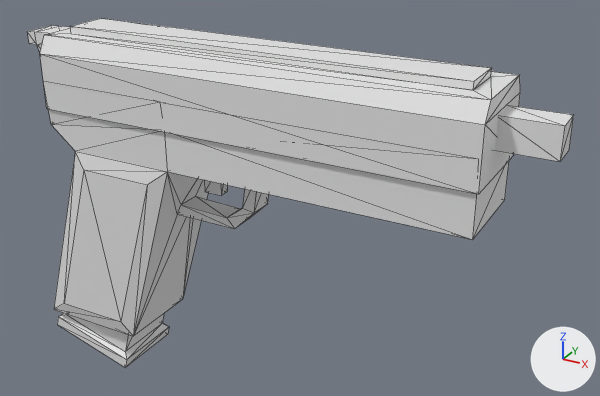
An edit to the glTF model game/blender/enforcer.glb, drawn before and after from the same camera.
The view is the same before and after, from a 50 mm lens placed at (0.532, -0.841, 0.538), pointed at (0.047, 0.042, 0.096). Arrows for +X, +Y and +Z are at lower right; the lights stay in place. The older version comes first. Mesh edges are drawn as thin lines. Where no turn or scale is listed for an object, it has been applied to the vertices. Vertices at exactly the same position are counted once.

Names of what the first picture shows: 'ActionCycler', 'Body', 'Cube'.
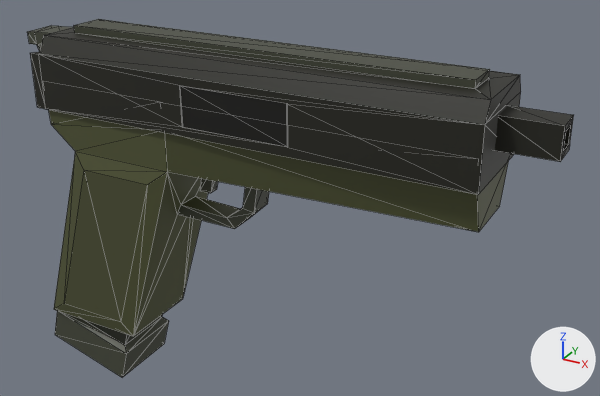
Boxes (x1, y1, x2, y2) around the edits, measured in the pictures (600 x 396 px; the box of a moved part takes in the faces that stretch with it):
'ActionCycler', surface changed, reshaped, rescaled (white to grey): before (40, 18, 520, 194); after (30, 19, 521, 194)
'Body', surface changed, reshaped (darker): (28, 26, 574, 336) in both
'Cube', surface changed, reshaped (white to black): before (57, 313, 169, 368); after (55, 311, 169, 377)
part 1 of me_cube, moved or reshaped: before (165, 132, 509, 240); after (165, 133, 509, 232)
part 2 of me_cube, cut back: (560, 115, 574, 162) in both
part 3 of me_cube, surface changed (darker): (28, 26, 573, 336) in both
part 4 of me_cube_001, built on: before (40, 54, 485, 194); after (30, 52, 485, 194)
part 5 of me_cube_001, recoloured: (40, 19, 520, 193) in both

The change in detail:
Picture 'palette' (img_palette) is new.
In material 'Material' (mat_material), base_color is no longer (0.8, 0.8, 0.8), white #e7e7e7.
In material 'Material' (mat_material), texture is now set to img_palette.
me_cube is used by ob_body; location (0.0, 0.0, 0.0).
Verts and faces of me_cube; kept vertices keep their numbers, new ones are numbered from 94.
Before the commit, vertices of me_cube: 12 (-0.045, 0.007, 0.143), 13 (-0.045, -0.007, 0.143), 20 (-0.071, 0.007, 0.099), 21 (-0.071, -0.007, 0.099) at pixel (204, 191), 22 (-0.045, 0.007, 0.099) at pixel (227, 191).
Before the commit, vertices of me_cube: 23 (-0.045, -0.007, 0.099) at pixel (221, 195), 48 (0.311, 0.06, 0.143) at pixel (504, 199), 49 (0.311, -0.06, 0.143) at pixel (472, 239).
me_cube had 94 vertices, 180 faces and spanned x -0.345..0.383, y -0.065..0.066, z -0.129..0.291.
me_cube now has 102 vertices, 196 faces and spans x -0.345..0.383, y -0.065..0.066, z -0.129..0.291.
Part 1, on me_cube:
Vertices 12, 13, 20, 21 move by (-0.008, 0.0, 0.0).
Vertex 22 moves to (-0.062, 0.007, 0.099), pixel (216, 189).
Vertex 23 moves to (-0.062, -0.007, 0.099), pixel (210, 193).
Vertex 48 moves to (0.311, 0.039, 0.143), pixel (499, 206).
Vertex 49 moves to (0.311, -0.039, 0.143), pixel (478, 232).
Part 2, on me_cube:
2 faces are deleted.
8 vertices are added at x 0.168..0.383, y -0.012..0.012, z 0.239..0.262.
18 new faces join them.
me_cube part 3: 178 kept faces spanning x -0.345..0.383, y -0.065..0.066, z -0.129..0.291 get new texture (UV) coordinates.
me_cube_001 is used by ob_actioncycler; location (0.0, 0.0, 0.0).
me_cube_001 had 20 vertices, 36 faces and spanned x -0.283..0.315, y -0.065..0.065, z 0.198..0.306.
me_cube_001 now has 44 vertices, 84 faces and spans x -0.299..0.315, y -0.065..0.065, z 0.198..0.306.
Part 4, on me_cube_001:
6 faces are deleted.
4 vertices in x -0.258..0.289, y -0.03, z 0.296..0.306 move by (0.0, 0.007, 0.0).
4 vertices in x -0.258..0.289, y 0.03, z 0.296..0.306 move by (0.0, -0.007, 0.0).
18 vertices are added at x -0.299..0.089, y -0.065..0.065, z 0.198..0.273.
6 new vertices lie (0.0, 0.0, 0.069) away from vertices in x -0.299..-0.182, y -0.028..0.028, z 0.199.
54 new faces join them.
me_cube_001 part 5: 30 faces spanning x -0.283..0.315, y -0.065..0.065, z 0.198..0.306 switch from no material to mat_material (picture img_palette).
me_cube_002 is used by ob_cube; location (-0.196, 0.0, 0.075).
me_cube_002 had 20 vertices, 36 faces and spanned x -0.137..0.072, y -0.052..0.052, z -0.274..0.072.
me_cube_002 now has 28 vertices, 52 faces and spans x -0.146..0.072, y -0.052..0.052, z -0.295..0.072.
me_cube_002 part 6: 34 faces spanning x -0.146..0.072, y -0.052..0.052, z -0.295..0.072 switch from no material to mat_material (picture img_palette).
Edits to the shape of me_cube_002 do not show in these pictures.
Object 'ActionCycler' (ob_actioncycler) is rescaled from (1.0, 1.0, 1.0) to (1.0, 1.02, 1.0).
